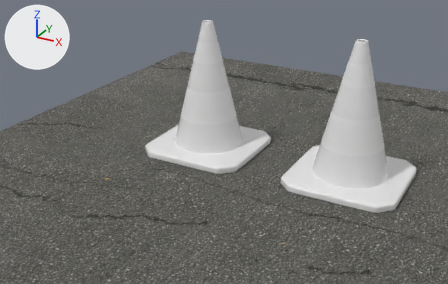
The glTF model Models/TrafficCone/glTF/TrafficCone.gltf as it was, and as the next commit left it.
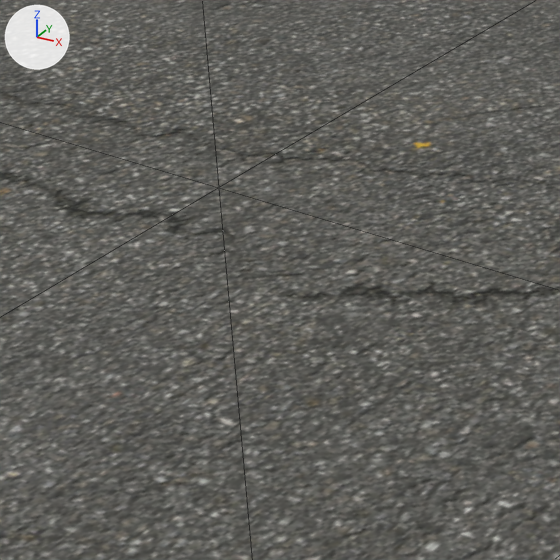
Each version appears first whole from a camera (50 mm lens) standing at (0.883, -2.023, 1.045) and looking at (0.031, -0.473, 0.27), and next in a close-up on the part from 0% to 32% of the width and 50% to 100% of the height. Every picture has the same lights, and +X, +Y and +Z are marked at upper left. The last two pictures show the newer version. The close-ups show mesh edges as thin lines. Where no turn or scale is listed for an object, it has been applied to the vertices.
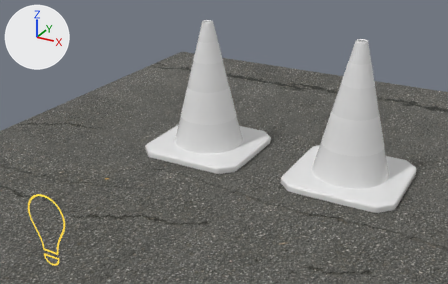
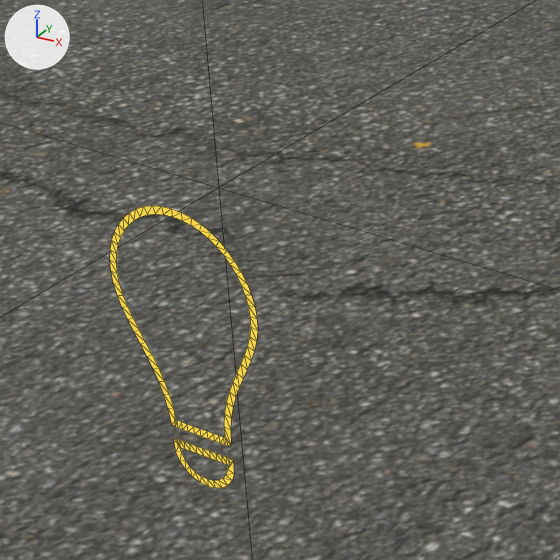
Boxes [x1, y1, x2, y2] around the edits, measured in the close-ups (560 x 560 px):
'Bulb', added
    after: [110, 206, 258, 488]

Edits to the bpy script that builds the scene:
```text
Add mat_bulbmaterial:
    mat_bulbmaterial = principled_material('BulbMaterial')
    mat_bulbmaterial.base_color = (0.0, 0.0, 0.0)  # black #000000
    mat_bulbmaterial.metallic = 1.0
    mat_bulbmaterial.roughness = 1.0
    mat_bulbmaterial.emission_color = (0.9, 0.657, 0.0701)  # yellow #f3d44b
    mat_bulbmaterial.emission_strength = 1.0
Add me_bulbmesh:
    me_bulbmesh.from_pydata(...)  # 168 vertices, 168 faces; spans x -0.052..0.052, y 0.0, z -0.123..0.053
    me_bulbmesh.materials.append(mat_bulbmaterial)  # black #000000, glowing yellow #f3d44b
Add ob_bulb:
    ob_bulb = bpy.data.objects.new('Bulb', me_bulbmesh)
    ob_bulb.location = (0.0, -1.2, 0.37)
```
